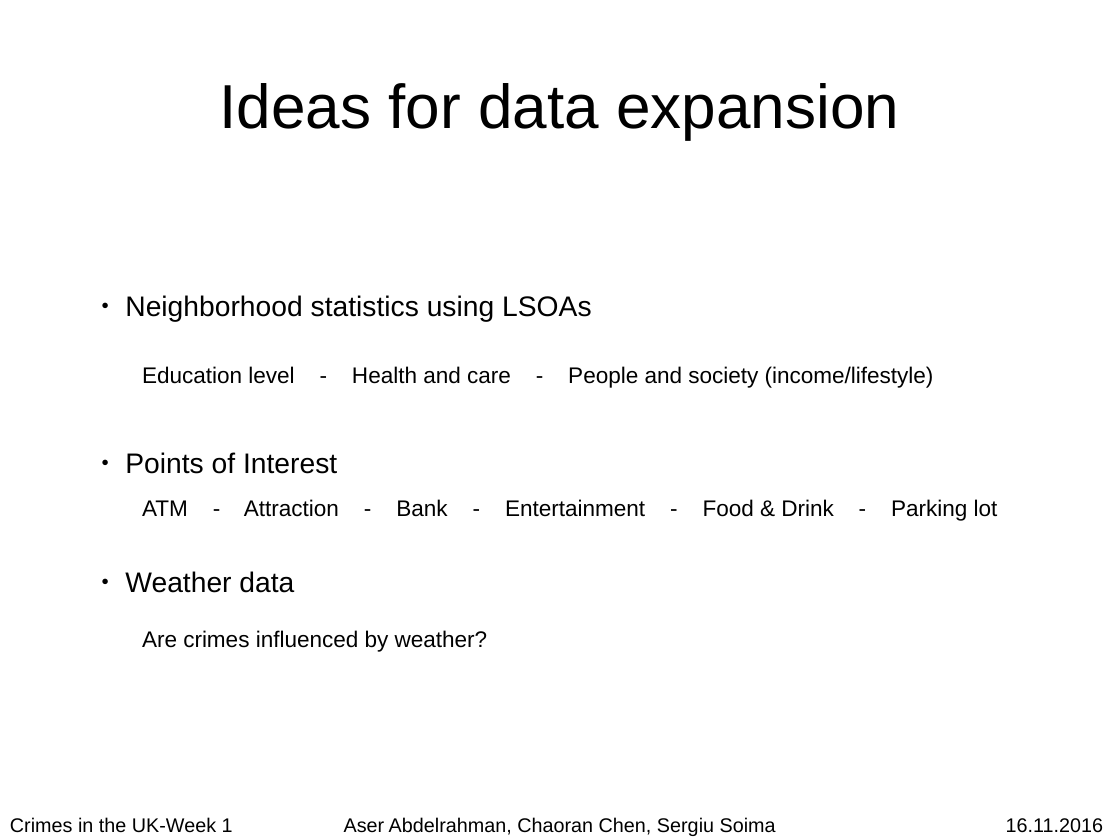
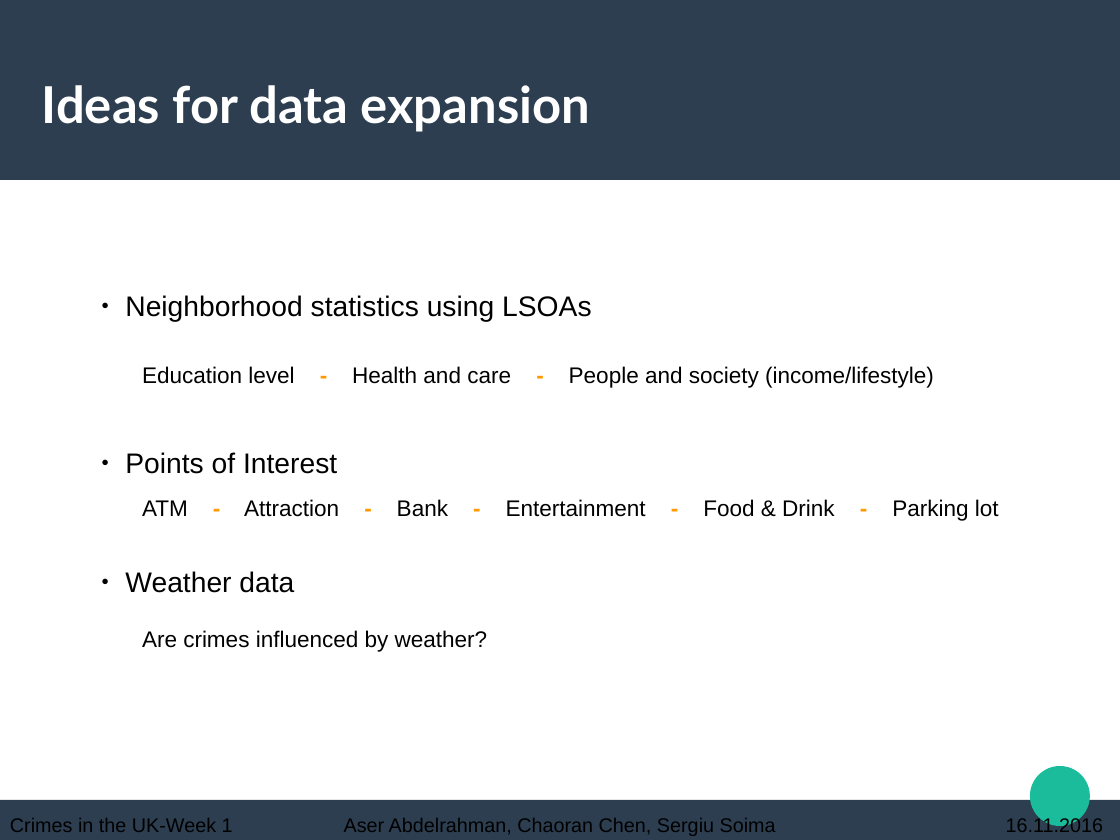
Before and after one commit to chaoran-chen/data-mining-lab-ws1617-crimes-in-uk, a slide deck: slide 9 of wiki/week-01/week-01-presentation.odp (slide 7 before the commit). Drawn at 1120x840 pixels with LibreOffice and Linux fonts; fonts in the diff are those of the drawing. Boxes give left, top, right and bottom in pixels: in the first picture for what was removed or moved away, otherwise in the second. Text is boxed around its words. In the diff, an @@ line names an element or a change of style, - is before the commit and + after.

```diff
--- a/wiki/week-01/week-01-presentation.odp
+++ b/wiki/week-01/week-01-presentation.odp
@@ rectangle added at box(0, 0, 1120, 180), fill #2C3E50 @@
@@ title "Ideas for data expansion" at box(42, 85, 591, 132): size 44 to 36 pt, font Arial to Lato, text colour #000000 to #FFFFFF, bold on; alignment centre to left @@
@@ text "Education level - Health and ..." at box(142, 366, 934, 388): text colour #000000 to #FF9900, bold on in "- -" @@
@@ text "ATM - Attraction - Bank ..." at box(142, 499, 999, 521): text colour #000000 to #FF9900, bold on in "- - - - -" @@
@@ ellipse added at box(1031, 766, 1091, 826), fill #1ABC9C @@
@@ rectangle added at box(0, 800, 1120, 839), fill #2C3E50 @@
```
Also in this commit, not shown: 7 other slides changed, 3 slides added.
